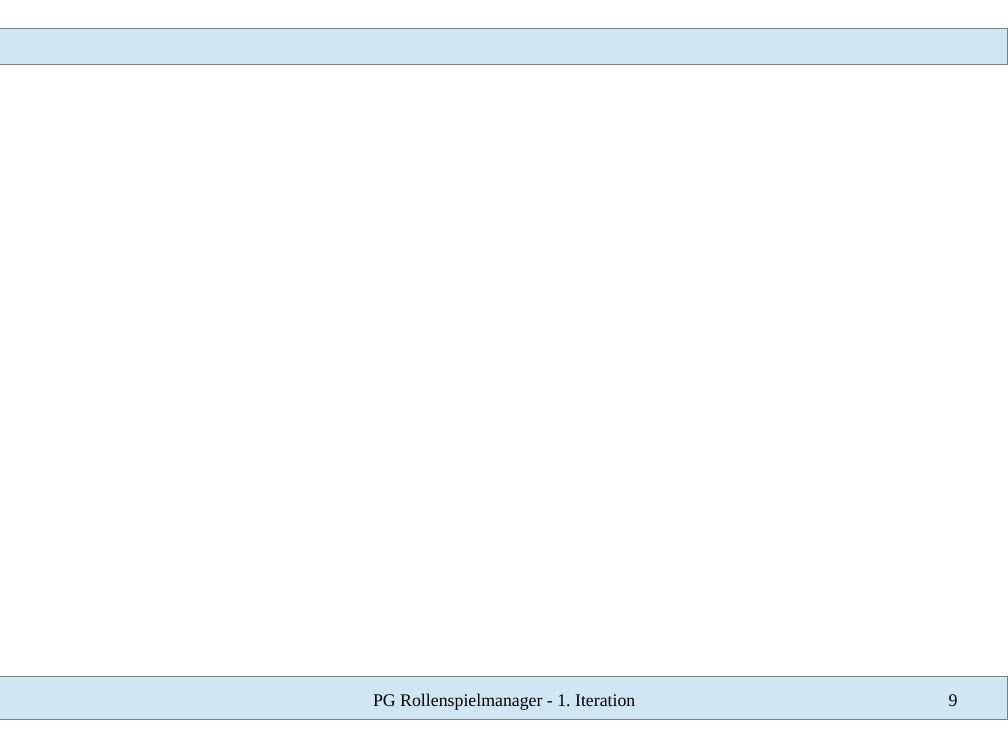
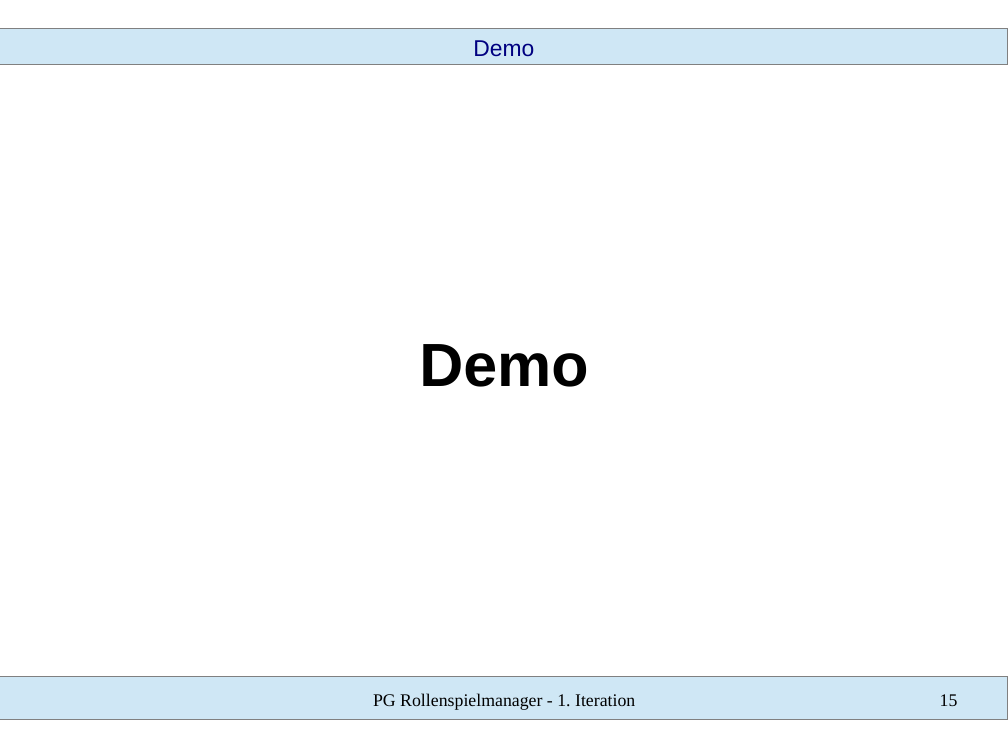
Before and after one commit to SWT-Projektgruppe-2015/Rollenspielmanager, a slide deck: slide 15 of Dokumente/01 Iteration/vortrag.odp (slide 9 before the commit). Drawn at 1008x756 pixels with LibreOffice and Linux fonts; fonts in the diff are those of the drawing. Boxes give left, top, right and bottom in pixels: in the first picture for what was removed or moved away, otherwise in the second. Text is boxed around its words. In the diff, an @@ line names an element or a change of style, - is before the commit and + after.

```diff
--- a/Dokumente/01 Iteration/vortrag.odp
+++ b/Dokumente/01 Iteration/vortrag.odp
@@ text added at (x1=473, y1=40, x2=534, y2=57), 18 pt, text #000080 @@
+Demo
@@ subtitle added at (x1=419, y1=344, x2=588, y2=387), 48 pt, text #000000, bold @@
+Demo
@@ page number at (x1=940, y1=694, x2=958, y2=706): text changed @@
-9
+15
```
Also in this commit, not shown: 4 other slides changed, 12 slides added, 1 slide removed, 4 other files.
